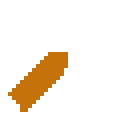
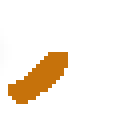
Comparing the layer stacks of the two 128 x 128 images. Changes:
painted on "foreground" over [0, 40, 44, 112]
